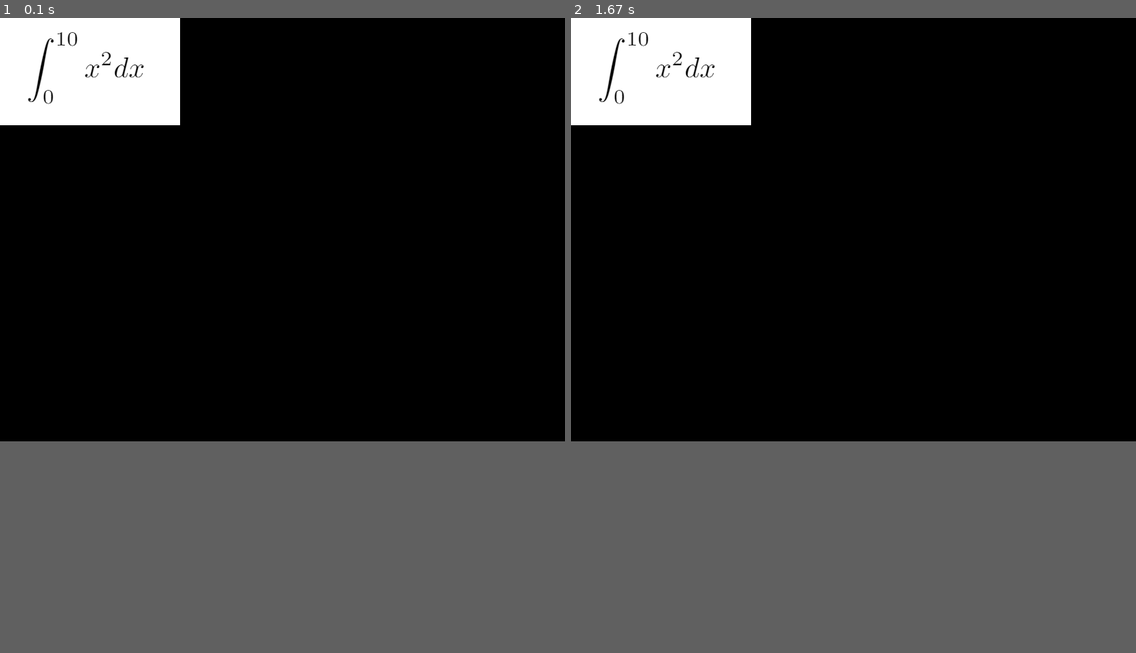
Above: before the commit, frames 1-2 (left to right).
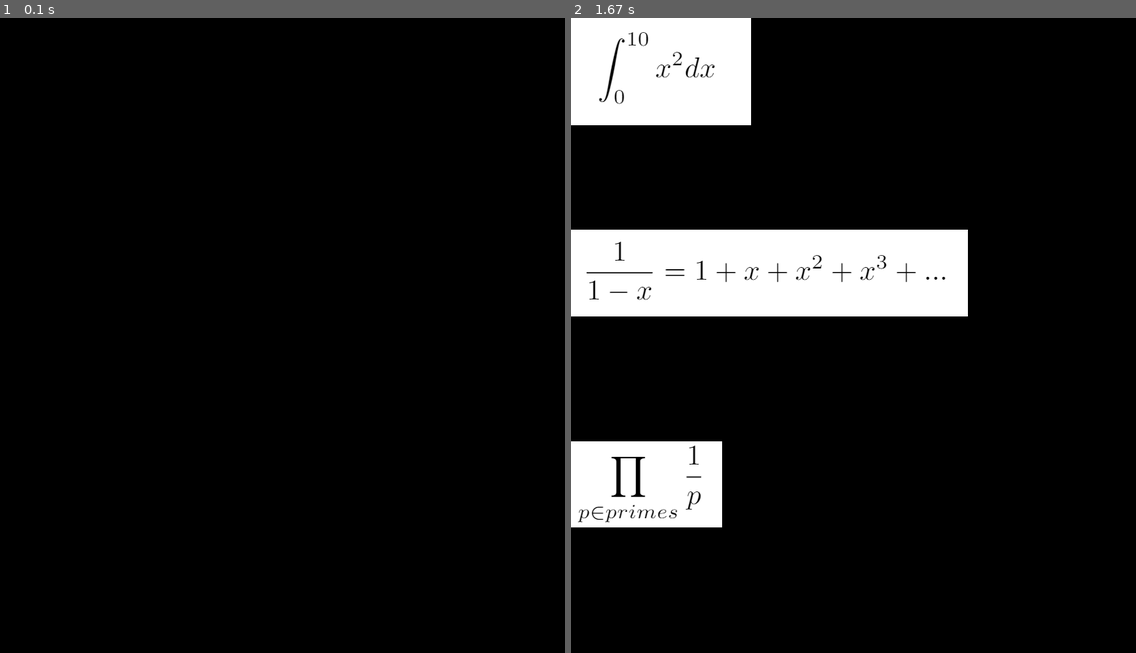
Above: after the commit, the same moments.

Repository: NiamV/OxfordHack
Game: pygame game, started from niamPygame.py
Same seed, same stepped clock (60 frames per second), same inputs: the game is played once before the commit and once after it.
Inputs:
- Up to frame 1 (0.1 s): no input
- Up to frame 2 (1.67 s): tap Space at 0.33 s
In our replay, the window is 800x600 before the commit and 800x900 after it. These sizes can differ from the game's own. Grey fills any space a smaller window leaves; there, only what the larger window draws over its background counts as a difference.

The runs differ from the first frame. In frame 1, 5.3% of the frame differs, in the area x 0-32%, y 0-17%; in frame 2, 13%, in the area x 0-71%, y 33-81%.

Commit message:
Added ability to generate 3 images

Diff:
--- /dev/null
+++ b/imageMapping.py
@@ -0,0 +1,13 @@
+import math
+
+def images(n, imageCount):
+  numbers = [i for i in range(1,imageCount+1)]
+  img1 = math.ceil(n / ((imageCount-1)*(imageCount-2)))
+  numbers.remove(img1)
+
+  img2 = numbers[math.ceil((n % ((imageCount-1)*(imageCount-2))) / (imageCount-2))-1]
+  numbers.remove(img2)
+
+  img3 = numbers[math.ceil( (n % (imageCount-2)))-1]
+
+  return img1, img2, img3
--- a/niamPygame.py
+++ b/niamPygame.py
@@ -1,9 +1,12 @@
 import pygame
 import sys
 
+import imageMapping
+import random
+
 pygame.init()
 
-screen = pygame.display.set_mode((800,600))
+screen = pygame.display.set_mode((800,900))
 
 clock = pygame.time.Clock()
 
@@ -11,17 +14,25 @@
 
 imageCount = 8
 
-my_image = pygame.image.load("static/Eq1.png")
-my_image_x = 0
-my_image_y = 0
-screen.blit(my_image, (my_image_x, my_image_y))
-
 while not done:
         for event in pygame.event.get():
                 if event.type == pygame.QUIT:
                         done = True
                 if event.type == pygame.KEYDOWN:
                     if event.key == pygame.K_SPACE:
-                        pass
+                        n = random.randint(1,imageCount*(imageCount-1)*(imageCount-2))
+                        threeImages =  imageMapping.images(n, imageCount)
+                        eq1 = pygame.image.load("static/Eq" + str(threeImages[0]) + ".png")
+                        eq1_x = 0
+                        eq1_y = 0
+                        screen.blit(eq1, (eq1_x, eq1_y))
+                        eq2 = pygame.image.load("static/Eq" + str(threeImages[1]) + ".png")
+                        eq2_x = 0
+                        eq2_y = 300
+                        screen.blit(eq2, (eq2_x, eq2_y))
+                        eq3 = pygame.image.load("static/Eq" + str(threeImages[2]) + ".png")
+                        eq3_x = 0
+                        eq3_y = 600
+                        screen.blit(eq3, (eq3_x, eq3_y))
 
         pygame.display.flip()
